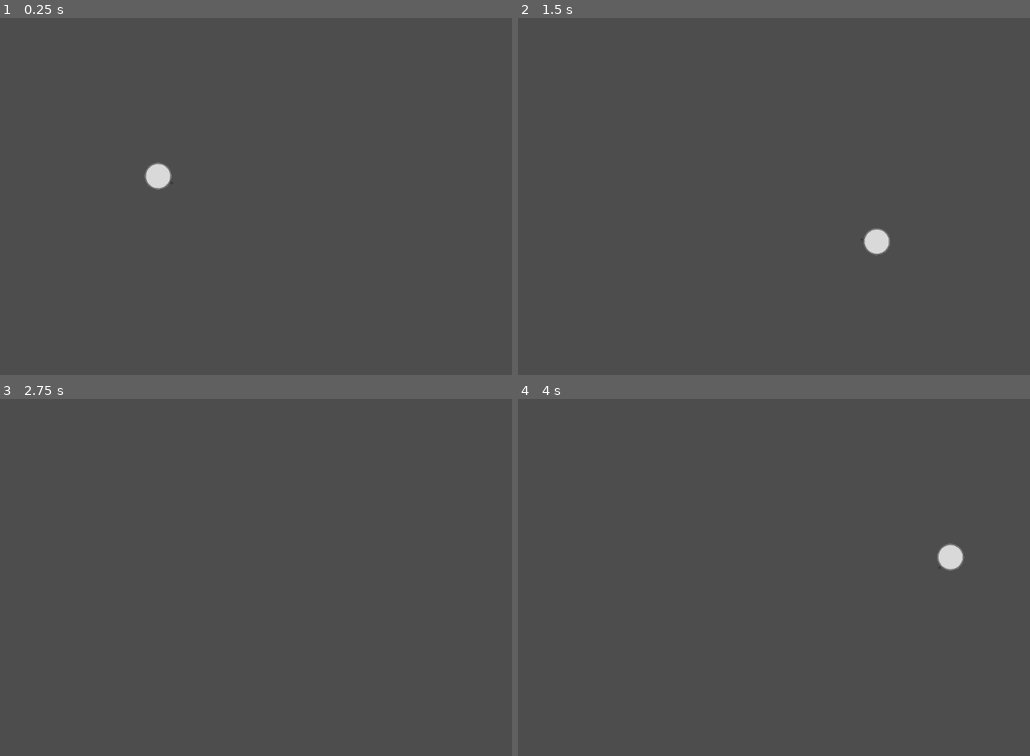
Above: before the commit, frames 1-4 (two rows, left to right).
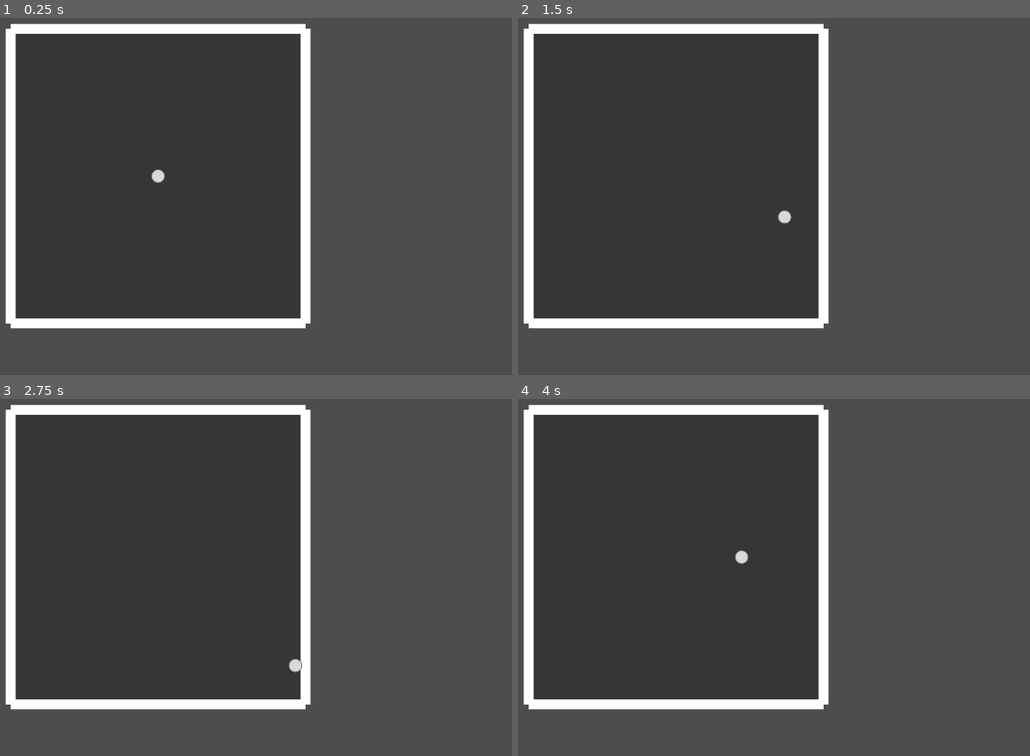
Above: after the commit, the same moments.

Repository: doanryderrhythm/thesis-1-vng-game
Game: Godot game, scene res://scenes/test/player_test_0.tscn
Same seed, same stepped clock (60 frames per second), same inputs: the game is played once before the commit and once after it.
Inputs (mouse positions are in pixels of both pictures, inside the frame that each line leads up to):
- Up to frame 1 (0.25 s): no input
- Up to frame 2 (1.5 s): tap Enter at 0.5 s; move the mouse to (830, 157) at 0.52 s; hold Right (right) 0.53-1.28 s; tap Space (dash) at 0.6, 1.35 s; move the mouse to (533, 196) at 1.27 s; hold Down (down) from 1.28 s (still down)
- Up to frame 3 (2.75 s): move the mouse to (230, 470) at 2.02 s; release Down (down) at 2.03 s; hold Right (right) from 2.03 s (still down); tap Space (dash) at 2.1 s
- Up to frame 4 (4 s): move the mouse to (640, 638) at 2.77 s; release Right (right) at 2.78 s; hold Up (up) 2.78-3.53 s; tap Space (dash) at 2.85, 3.6 s; move the mouse to (886, 616) at 3.52 s; hold Left (left) from 3.53 s (still down)

The runs differ from the first frame. In frame 1, 7.1% of the frame differs, in the area x 1-61%, y 1-88%; in frame 2, 7.2%; in frame 3, 6.9%; in frame 4, 7.2%, in the area x 1-88%, y 1-88%.

Commit message:
Added HurtArea2D and HitArea2D

Diff:
--- a/untitled-thesis-1-game/project.godot
+++ b/untitled-thesis-1-game/project.godot
@@ -51,6 +51,13 @@
 ]
 }
 
+[layer_names]
+
+2d_physics/layer_2="player"
+2d_physics/layer_3="enemy"
+2d_physics/layer_4="player_hurt"
+2d_physics/layer_5="enemy_hurt"
+
 [physics]
 
 3d/physics_engine="Jolt Physics"
--- a/untitled-thesis-1-game/scenes/player/player.tscn
+++ b/untitled-thesis-1-game/scenes/player/player.tscn
@@ -2,9 +2,14 @@
 
 [ext_resource type="Texture2D" uid="uid://dkk35nx33o3ps" path="res://sprites/player/player_circle_1-1.png" id="1_8afob"]
 [ext_resource type="Script" uid="uid://4ntrfrdt4iyl" path="res://scripts/player/player.gd" id="1_dovo2"]
+[ext_resource type="Script" uid="uid://crv1isw4q5df" path="res://scripts/area_2d/hurt_area_2d.gd" id="3_gmlin"]
+[ext_resource type="Script" uid="uid://2jniw3exf4mu" path="res://scripts/area_2d/hit_area_2d.gd" id="3_lvxji"]
 
 [sub_resource type="CircleShape2D" id="CircleShape2D_dovo2"]
 radius = 43.0
+
+[sub_resource type="CircleShape2D" id="CircleShape2D_p47bc"]
+radius = 52.009613
 
 [sub_resource type="RectangleShape2D" id="RectangleShape2D_gmlin"]
 size = Vector2(98, 98)
@@ -24,30 +29,54 @@
 [node name="CollisionShape2D" type="CollisionShape2D" parent="." unique_id=1744166195]
 shape = SubResource("CircleShape2D_dovo2")
 
-[node name="HurtArea2D" type="Node2D" parent="." unique_id=1943471864]
+[node name="HitAreas" type="Node2D" parent="." unique_id=217046150]
 
-[node name="TriangleHurtArea2D" type="Area2D" parent="HurtArea2D" unique_id=157640539]
-visible = false
+[node name="HitArea2D" type="Area2D" parent="HitAreas" unique_id=2067713978]
+collision_layer = 16
+collision_mask = 0
+script = ExtResource("3_lvxji")
+metadata/_custom_type_script = "uid://2jniw3exf4mu"
 
-[node name="CollisionPolygon2D" type="CollisionPolygon2D" parent="HurtArea2D/TriangleHurtArea2D" unique_id=1203226930]
+[node name="CollisionShape2D" type="CollisionShape2D" parent="HitAreas/HitArea2D" unique_id=2117859114]
+shape = SubResource("CircleShape2D_p47bc")
+debug_color = Color(0.9571369, 0.20984316, 3.85046e-07, 0.41960785)
+
+[node name="HurtAreas" type="Node2D" parent="." unique_id=1943471864]
+
+[node name="TriangleHurtArea2D" type="Area2D" parent="HurtAreas" unique_id=1804987015]
+collision_layer = 0
+collision_mask = 8
+script = ExtResource("3_gmlin")
+metadata/_custom_type_script = "uid://crv1isw4q5df"
+
+[node name="CollisionPolygon2D" type="CollisionPolygon2D" parent="HurtAreas/TriangleHurtArea2D" unique_id=1203226930]
 polygon = PackedVector2Array(0, -46, 40, 23, -40, 23)
 
-[node name="SquareHurtArea2D" type="Area2D" parent="HurtArea2D" unique_id=505988169]
-visible = false
+[node name="SquareHurtArea2D" type="Area2D" parent="HurtAreas" unique_id=1938122938]
+collision_layer = 0
+collision_mask = 8
+script = ExtResource("3_gmlin")
+metadata/_custom_type_script = "uid://crv1isw4q5df"
 
-[node name="CollisionShape2D" type="CollisionShape2D" parent="HurtArea2D/SquareHurtArea2D" unique_id=615332251]
+[node name="CollisionShape2D" type="CollisionShape2D" parent="HurtAreas/SquareHurtArea2D" unique_id=615332251]
 shape = SubResource("RectangleShape2D_gmlin")
 
-[node name="DiamondHurtArea2D" type="Area2D" parent="HurtArea2D" unique_id=234653207]
-visible = false
+[node name="DiamondHurtArea2D" type="Area2D" parent="HurtAreas" unique_id=1413402496]
+collision_layer = 0
+collision_mask = 8
+script = ExtResource("3_gmlin")
+metadata/_custom_type_script = "uid://crv1isw4q5df"
 
-[node name="CollisionPolygon2D" type="CollisionPolygon2D" parent="HurtArea2D/DiamondHurtArea2D" unique_id=769423035]
+[node name="CollisionPolygon2D" type="CollisionPolygon2D" parent="HurtAreas/DiamondHurtArea2D" unique_id=769423035]
 polygon = PackedVector2Array(47, 0, 0, 47, -47, 0, 0, -47)
 
-[node name="CircleHurtArea2D" type="Area2D" parent="HurtArea2D" unique_id=259787778]
-visible = false
+[node name="CircleHurtArea2D" type="Area2D" parent="HurtAreas" unique_id=1074516629]
+collision_layer = 0
+collision_mask = 8
+script = ExtResource("3_gmlin")
+metadata/_custom_type_script = "uid://crv1isw4q5df"
 
-[node name="CollisionShape2D" type="CollisionShape2D" parent="HurtArea2D/CircleHurtArea2D" unique_id=783319219]
+[node name="CollisionShape2D" type="CollisionShape2D" parent="HurtAreas/CircleHurtArea2D" unique_id=783319219]
 shape = SubResource("CircleShape2D_lvxji")
 
 [node name="DashTimer" type="Timer" parent="." unique_id=2064906837]
--- /dev/null
+++ b/untitled-thesis-1-game/scenes/rooms/base_room.tscn
@@ -0,0 +1,57 @@
+[gd_scene format=3 uid="uid://csy031tuegoeb"]
+
+[ext_resource type="Texture2D" uid="uid://crid1aovmbnj1" path="res://sprites/rooms/room_floor.png" id="1_43ixu"]
+
+[sub_resource type="RectangleShape2D" id="RectangleShape2D_43ixu"]
+size = Vector2(200, 200)
+
+[node name="BaseRoom" type="Node2D" unique_id=1792470563]
+
+[node name="Floor" type="Sprite2D" parent="." unique_id=36058597]
+modulate = Color(0.21230483, 0.21230483, 0.21230483, 1)
+scale = Vector2(12, 12)
+texture = ExtResource("1_43ixu")
+
+[node name="Walls" type="Node2D" parent="." unique_id=1420746415]
+
+[node name="Left Wall" type="Sprite2D" parent="Walls" unique_id=405796347]
+position = Vector2(-1200, 0)
+scale = Vector2(0.4, 12)
+texture = ExtResource("1_43ixu")
+
+[node name="StaticBody2D" type="StaticBody2D" parent="Walls/Left Wall" unique_id=1973191555]
+
+[node name="CollisionShape2D" type="CollisionShape2D" parent="Walls/Left Wall/StaticBody2D" unique_id=1561589415]
+shape = SubResource("RectangleShape2D_43ixu")
+
+[node name="Right Wall" type="Sprite2D" parent="Walls" unique_id=1881871133]
+position = Vector2(1200, 0)
+scale = Vector2(0.4, 12)
+texture = ExtResource("1_43ixu")
+
+[node name="StaticBody2D" type="StaticBody2D" parent="Walls/Right Wall" unique_id=290142339]
+
+[node name="CollisionShape2D" type="CollisionShape2D" parent="Walls/Right Wall/StaticBody2D" unique_id=316436035]
+shape = SubResource("RectangleShape2D_43ixu")
+
+[node name="Top Wall" type="Sprite2D" parent="Walls" unique_id=2095857546]
+position = Vector2(0, -1200)
+rotation = 1.5707964
+scale = Vector2(0.4, 12)
+texture = ExtResource("1_43ixu")
+
+[node name="StaticBody2D" type="StaticBody2D" parent="Walls/Top Wall" unique_id=462537301]
+
+[node name="CollisionShape2D" type="CollisionShape2D" parent="Walls/Top Wall/StaticBody2D" unique_id=533125750]
+shape = SubResource("RectangleShape2D_43ixu")
+
+[node name="Bottom Wall" type="Sprite2D" parent="Walls" unique_id=1966770423]
+position = Vector2(0, 1200)
+rotation = 1.5707964
+scale = Vector2(0.4, 12)
+texture = ExtResource("1_43ixu")
+
+[node name="StaticBody2D" type="StaticBody2D" parent="Walls/Bottom Wall" unique_id=1011662779]
+
+[node name="CollisionShape2D" type="CollisionShape2D" parent="Walls/Bottom Wall/StaticBody2D" unique_id=1516408967]
+shape = SubResource("RectangleShape2D_43ixu")
--- a/untitled-thesis-1-game/scenes/test/player_test_0.tscn
+++ b/untitled-thesis-1-game/scenes/test/player_test_0.tscn
@@ -1,10 +1,13 @@
 [gd_scene format=3 uid="uid://b12mx2nbqnqhd"]
 
+[ext_resource type="PackedScene" uid="uid://csy031tuegoeb" path="res://scenes/rooms/base_room.tscn" id="1_7o7u2"]
 [ext_resource type="PackedScene" uid="uid://bmne7bel88n5p" path="res://scenes/player/player.tscn" id="1_vwf23"]
 
 [node name="PlayerTest0" type="Node2D" unique_id=1295586615]
 
 [node name="Camera2D" type="Camera2D" parent="." unique_id=625576348]
-zoom = Vector2(0.4, 0.4)
+zoom = Vector2(0.2, 0.2)
+
+[node name="BaseRoom" parent="." unique_id=1792470563 instance=ExtResource("1_7o7u2")]
 
 [node name="Player" parent="." unique_id=556700346 instance=ExtResource("1_vwf23")]
--- /dev/null
+++ b/untitled-thesis-1-game/scripts/area_2d/hit_area_2d.gd
@@ -0,0 +1,2 @@
+extends Area2D
+class_name HitArea2D
--- /dev/null
+++ b/untitled-thesis-1-game/scripts/area_2d/hurt_area_2d.gd
@@ -0,0 +1,14 @@
+extends Area2D
+class_name HurtArea2D
+
+signal hurt(area: Area2D)
+
+func _ready() -> void:
+	area_entered.connect(_on_area_entered)
+	hurt.connect(on_hurt)
+
+func _on_area_entered(area: Area2D) -> void:
+	emit_signal("hurt", area)
+
+func on_hurt(area: Area2D) -> void:
+	pass
--- a/untitled-thesis-1-game/scripts/autoload/value_storer.gd
+++ b/untitled-thesis-1-game/scripts/autoload/value_storer.gd
@@ -10,4 +10,8 @@
 # VALUES
 var velocity: float = 1000.0
 var player_default_rate: float = 1.0
-var player_dash_rate: float = 2.0
+var player_dash_rate: float = 3.0
+
+# HEALTH
+var player_health: float = 100.0
+var enemy_health: float = 50.0
--- a/untitled-thesis-1-game/scripts/base_character/base_character.gd
+++ b/untitled-thesis-1-game/scripts/base_character/base_character.gd
@@ -1,13 +1,17 @@
 extends CharacterBody2D
 class_name BaseCharacter
 
+var health: float
 var direction_vector: Vector2 = Vector2.ZERO
+
+var hit_collision
+var hurt_collision
 
 func _ready() -> void:
 	pass
 
-func _process(delta: float) -> void:
+func _process(_delta: float) -> void:
 	pass
 
-func _physics_process(delta: float) -> void:
+func _physics_process(_delta: float) -> void:
 	pass
--- a/untitled-thesis-1-game/scripts/player/player.gd
+++ b/untitled-thesis-1-game/scripts/player/player.gd
@@ -10,22 +10,38 @@
 	DEAD,
 }
 
-@onready var dash_timer: Timer = $DashTimer
+enum CharacterType
+{
+	TRIANGLE,
+	SQUARE,
+	DIAMOND,
+	CIRCLE,
+}
+
+@export var _character_type: CharacterType
+
+@onready var _dash_timer: Timer = $DashTimer
+
+@onready var _triangle_hurt_collision: CollisionPolygon2D = $HurtAreas/TriangleHurtArea2D/CollisionPolygon2D
+@onready var _square_hurt_collision: CollisionShape2D = $HurtAreas/SquareHurtArea2D/CollisionShape2D
+@onready var _diamond_hurt_collision: CollisionPolygon2D = $HurtAreas/DiamondHurtArea2D/CollisionPolygon2D
+@onready var _circle_hurt_collision: CollisionShape2D = $HurtAreas/CircleHurtArea2D/CollisionShape2D
 
 var state: PlayerState
-var is_dash: bool = false
-var move_rate: float = 1.0
+var _is_dash: bool = false
+var _move_rate: float = 1.0
 
 func _ready() -> void:
+	set_up_player()
 	pass
 
-func _process(delta: float) -> void:
+func _process(_delta: float) -> void:
 	state_check()
 
 	var mouse_pos = get_global_mouse_position()
 	look_at(mouse_pos)
 
-func _physics_process(delta: float) -> void:
+func _physics_process(_delta: float) -> void:
 	manage_dash()
 	manage_move()
 	pass
@@ -37,35 +53,62 @@
 	)
 
 	direction_vector = input_vector.normalized()
-	velocity = ValueStorer.velocity * move_rate * direction_vector
+	velocity = ValueStorer.velocity * _move_rate * direction_vector
 	move_and_slide()
 
 func manage_dash() -> void:
 	if Input.is_action_just_pressed(ValueStorer.key_dash):
-		is_dash = true
-		dash_timer.start()
+		toggle_dash(true)
+		_dash_timer.start()
 
 	if Input.is_action_pressed(ValueStorer.key_dash):
-		if dash_timer.is_stopped():
-			is_dash = false
-			move_rate = ValueStorer.player_default_rate
+		if _dash_timer.is_stopped():
+			toggle_dash(false)
+			_move_rate = ValueStorer.player_default_rate
 		else:
-			is_dash = true
-			move_rate = ValueStorer.player_dash_rate
+			toggle_dash(true)
+			_move_rate = ValueStorer.player_dash_rate
 
 	if Input.is_action_just_released(ValueStorer.key_dash):
-		is_dash = false
-		dash_timer.stop()
-		move_rate = ValueStorer.player_default_rate
+		toggle_dash(false)
+		_dash_timer.stop()
+		_move_rate = ValueStorer.player_default_rate
 	pass
 
 func state_check() -> void:
 	if direction_vector == Vector2.ZERO:
 		state = PlayerState.IDLE
 	else:
-		if is_dash:
+		if _is_dash:
 			state = PlayerState.DASH
 		else:
 			state = PlayerState.MOVE
-	print(state)
 	pass
+
+func set_up_player() -> void:
+	hit_collision = $HitAreas/HitArea2D/CollisionShape2D
+
+	_triangle_hurt_collision.disabled = true
+	_square_hurt_collision.disabled = true
+	_diamond_hurt_collision.disabled = true
+	_circle_hurt_collision.disabled = true
+
+	if _character_type == CharacterType.TRIANGLE:
+		_triangle_hurt_collision.disabled = false
+		hurt_collision = _triangle_hurt_collision
+	elif _character_type == CharacterType.SQUARE:
+		_square_hurt_collision.disabled = false
+		hurt_collision = _square_hurt_collision
+	elif _character_type == CharacterType.DIAMOND:
+		_diamond_hurt_collision.disabled = false
+		hurt_collision = _diamond_hurt_collision
+	elif _character_type == CharacterType.CIRCLE:
+		_circle_hurt_collision.disabled = false
+		hurt_collision = _circle_hurt_collision
+
+	health = ValueStorer.player_health
+
+func toggle_dash(is_toggled: bool) -> void:
+	_is_dash = is_toggled
+	hurt_collision.disabled = is_toggled
+	hit_collision.disabled = !is_toggled
Not shown, added: untitled-thesis-1-game/scripts/area_2d/hit_area_2d.gd.uid
Not shown, added: untitled-thesis-1-game/scripts/area_2d/hurt_area_2d.gd.uid
Binary file added: untitled-thesis-1-game/sprites/rooms/room_floor.png
Not shown, added: untitled-thesis-1-game/sprites/rooms/room_floor.png.import
